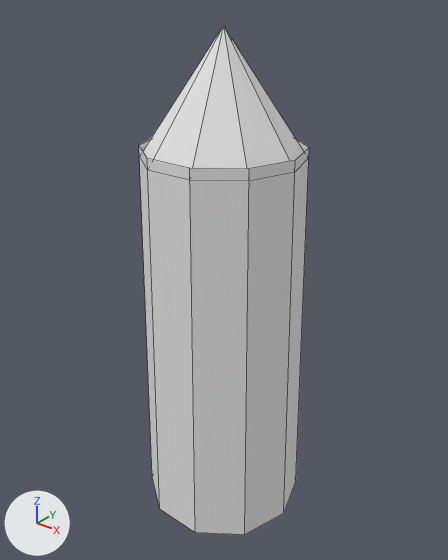
Renders of the OBJ model data/plant_archetypes/OBJ_stubs/Thuja_1.obj from each side of a commit.
Rendered twice from a camera (50 mm lens) standing at (1.73, -2.15, 2.77) and looking at (-0.03, 0.04, 1.41). The axes (+X, +Y, +Z) are drawn at lower left. The lights are the same throughout. The older version comes first. Mesh edges are drawn as thin lines. Where no turn or scale is listed for an object, it has been applied to the vertices.

Names of what the first picture shows: 'Thuja_1'.
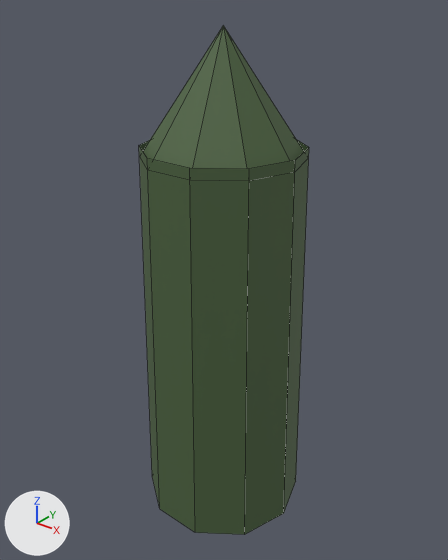
Patch to the scene script:
```diff
--- a/data/plant_archetypes/OBJ_stubs/Thuja_1.obj.py
+++ b/data/plant_archetypes/OBJ_stubs/Thuja_1.obj.py
@@ mat_green @@
 mat_green = principled_material('Green')
-mat_green.base_color = (0.8, 0.8, 0.8)  # white #e7e7e7
+mat_green.base_color = (0.07, 0.122, 0.048)  # dark green #4b623e
 mat_green.roughness = 1.0
```

Changed parts and their boxes (x1, y1, x2, y2) in the pictures (448 x 560 px):
'Thuja_1', recoloured (white to dark green): (139, 25, 309, 535) in both
